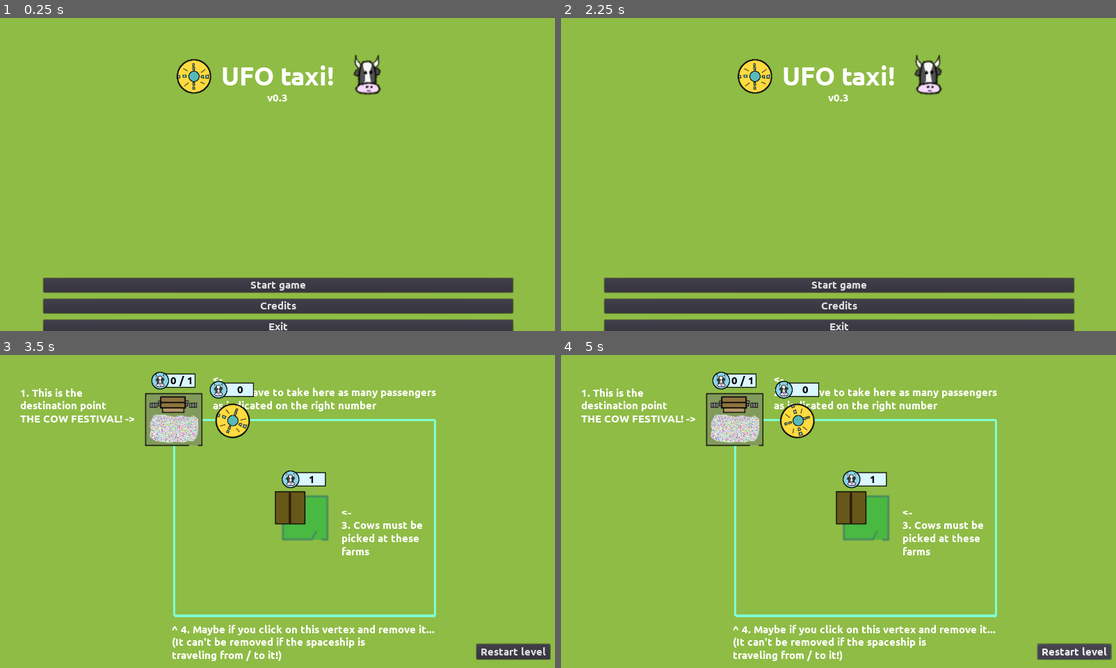
Above: before the commit, frames 1-4 (two rows, left to right).
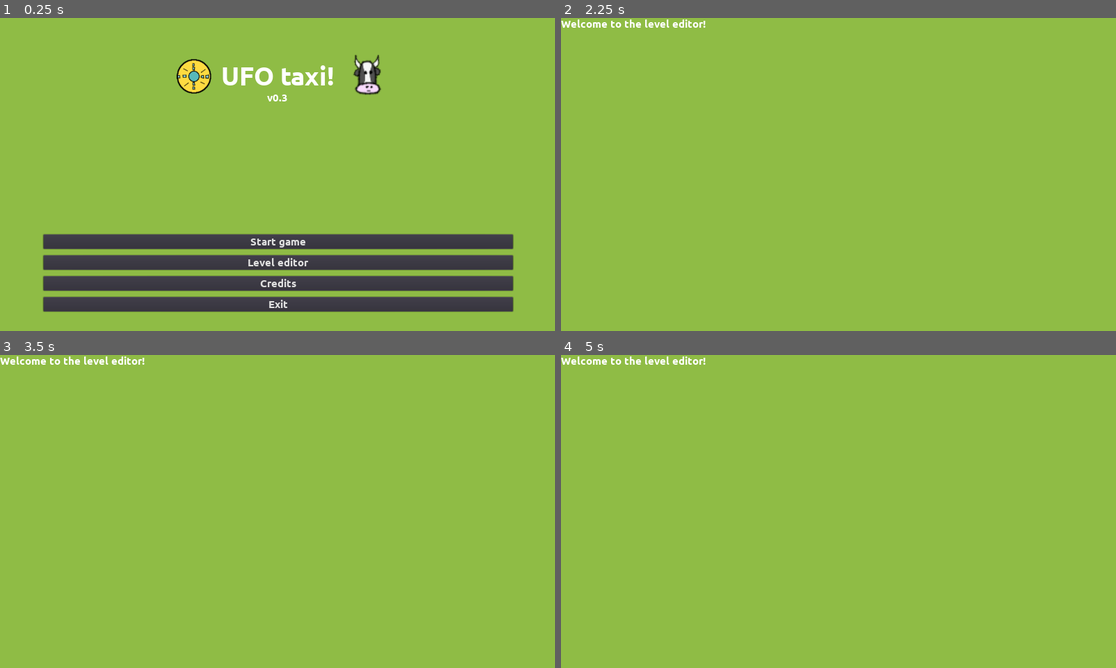
Above: after the commit, the same moments.

Repository: moisesjbc/ufo-taxi
Game: Godot game, scene res://menus/main_menu/main_menu.tscn
Same seed, same stepped clock (60 frames per second), same inputs: the game is played once before the commit and once after it.
Inputs (mouse positions are in pixels of both pictures, inside the frame that each line leads up to):
- Up to frame 1 (0.25 s): no input
- Up to frame 2 (2.25 s): click "Credits" at 0.5 s; click "Return to main menu" at 1.25 s; click (838, 262) at 2 s, where only the run after the commit has a clickable "Level editor"
- Up to frame 3 (3.5 s): click (277, 621) at 2.75 s, where only the run before the commit has a clickable "Start game"
- Up to frame 4 (5 s): click (1071, 652) at 3.5 s, where only the run before the commit has a clickable "Restart level"; click (1071, 652) at 4.25 s, where only the run before the commit has a clickable "Restart level"

The runs differ from the first frame. In frame 1, 15% of the frame differs, in the area x 7-93%, y 68-100%; in frame 2, 14%; in frame 3, 10%; in frame 4, 10%.

Commit message:
Added empty level editor scene

Diff:
--- /dev/null
+++ b/godot-project/level_editor/main/level_editor.tscn
@@ -0,0 +1,11 @@
+[gd_scene format=2]
+
+[node name="level_editor" type="Node2D"]
+
+[node name="Label" type="Label" parent="."]
+margin_right = 40.0
+margin_bottom = 28.0
+text = "Welcome to the level editor!"
+__meta__ = {
+"_edit_use_anchors_": false
+}
--- a/godot-project/menus/main_menu/main_menu.gd
+++ b/godot-project/menus/main_menu/main_menu.gd
@@ -15,3 +15,7 @@
 
 func _on_credits_button_pressed():
 	get_tree().change_scene("res://menus/credits_menu/credits_menu.tscn")
+
+
+func _on_level_editor_button_pressed():
+	get_tree().change_scene("res://level_editor/main/level_editor.tscn")
--- a/godot-project/menus/main_menu/main_menu.tscn
+++ b/godot-project/menus/main_menu/main_menu.tscn
@@ -21,6 +21,7 @@
 [node name="margin_container" type="MarginContainer" parent="."]
 anchor_right = 1.0
 anchor_bottom = 1.0
+margin_bottom = 161.0
 custom_constants/margin_right = 100
 custom_constants/margin_top = 100
 custom_constants/margin_left = 100
@@ -33,21 +34,21 @@
 margin_left = 100.0
 margin_top = 100.0
 margin_right = 1180.0
-margin_bottom = 723.0
-custom_constants/separation = 400
+margin_bottom = 720.0
+custom_constants/separation = 300
 
 [node name="title_container" type="CenterContainer" parent="margin_container/vbox_container"]
 margin_right = 1080.0
-margin_bottom = 91.0
+margin_bottom = 100.0
 
 [node name="HBoxContainer" type="HBoxContainer" parent="margin_container/vbox_container/title_container"]
 margin_left = 408.0
 margin_right = 672.0
-margin_bottom = 91.0
+margin_bottom = 100.0
 
 [node name="vbox_container" type="VBoxContainer" parent="margin_container/vbox_container/title_container/HBoxContainer"]
 margin_right = 264.0
-margin_bottom = 91.0
+margin_bottom = 100.0
 
 [node name="title" type="Label" parent="margin_container/vbox_container/title_container/HBoxContainer/vbox_container"]
 margin_right = 264.0
@@ -59,7 +60,7 @@
 [node name="version" type="Label" parent="margin_container/vbox_container/title_container/HBoxContainer/vbox_container"]
 margin_top = 72.0
 margin_right = 264.0
-margin_bottom = 91.0
+margin_bottom = 100.0
 text = "v0.3"
 align = 1
 
@@ -73,9 +74,9 @@
 texture = ExtResource( 3 )
 
 [node name="buttons_container" type="VBoxContainer" parent="margin_container/vbox_container"]
-margin_top = 491.0
+margin_top = 400.0
 margin_right = 1080.0
-margin_bottom = 623.0
+margin_bottom = 581.0
 custom_constants/separation = 15
 
 [node name="start_game_button" type="Button" parent="margin_container/vbox_container/buttons_container"]
@@ -83,17 +84,24 @@
 margin_bottom = 34.0
 text = "Start game"
 
-[node name="credits_button" type="Button" parent="margin_container/vbox_container/buttons_container"]
+[node name="level_editor_button" type="Button" parent="margin_container/vbox_container/buttons_container"]
 margin_top = 49.0
 margin_right = 1080.0
 margin_bottom = 83.0
+text = "Level editor"
+
+[node name="credits_button" type="Button" parent="margin_container/vbox_container/buttons_container"]
+margin_top = 98.0
+margin_right = 1080.0
+margin_bottom = 132.0
 text = "Credits"
 
 [node name="exit_button" type="Button" parent="margin_container/vbox_container/buttons_container"]
-margin_top = 98.0
+margin_top = 147.0
 margin_right = 1080.0
-margin_bottom = 132.0
+margin_bottom = 181.0
 text = "Exit"
 [connection signal="pressed" from="margin_container/vbox_container/buttons_container/start_game_button" to="." method="_on_start_game_button_pressed"]
+[connection signal="pressed" from="margin_container/vbox_container/buttons_container/level_editor_button" to="." method="_on_level_editor_button_pressed"]
 [connection signal="pressed" from="margin_container/vbox_container/buttons_container/credits_button" to="." method="_on_credits_button_pressed"]
 [connection signal="pressed" from="margin_container/vbox_container/buttons_container/exit_button" to="." method="_on_exit_button_pressed"]
